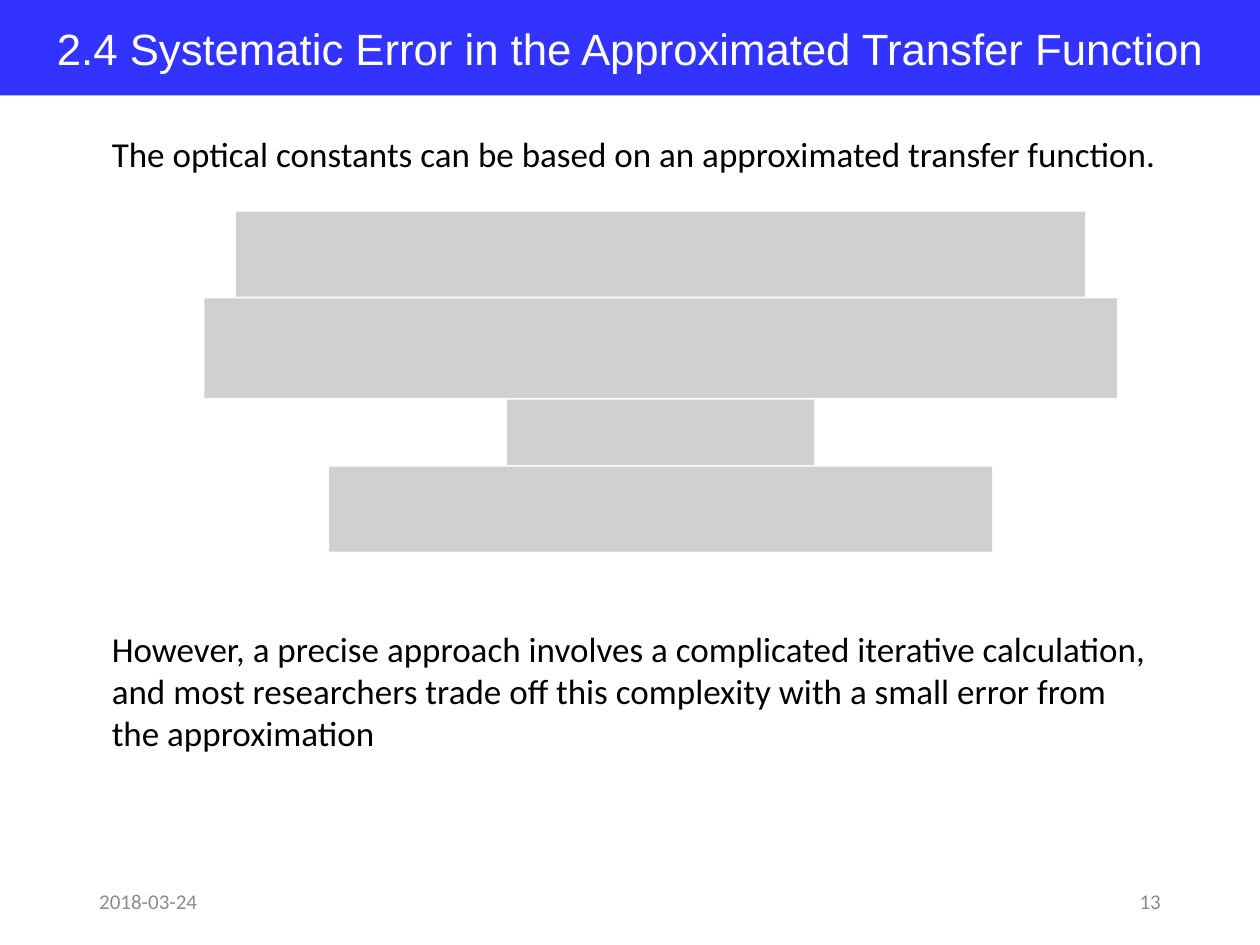
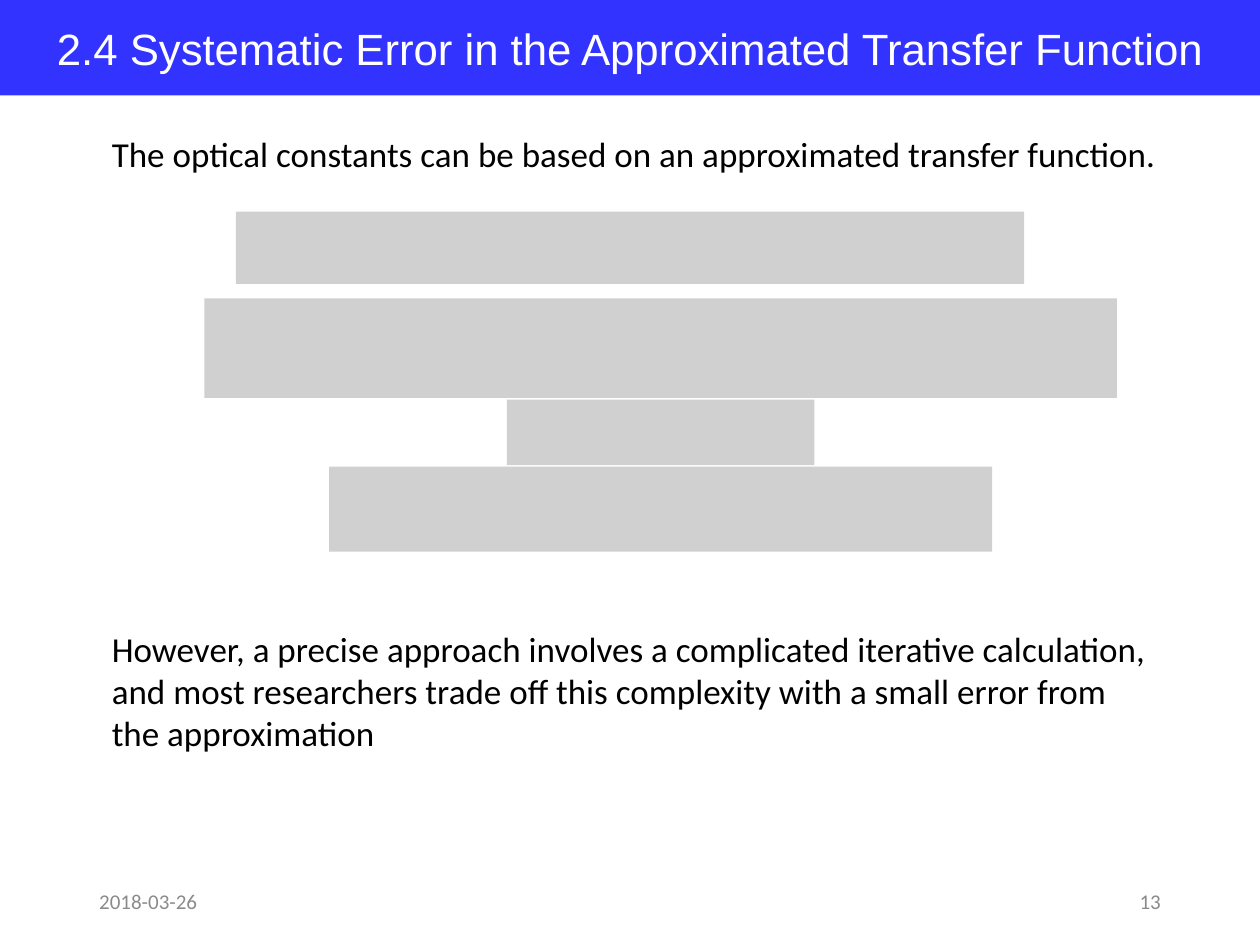
Before and after one commit to jglee96/NBTP_Lab, a slide deck: slide 13 of Terahertz Metrology/Ch4/Terahertz Metrology_Ch4.pptx. Drawn at 1260x945 pixels with LibreOffice and Linux fonts; fonts in the diff are those of the drawing; grey boxes stand for pictures. Boxes give left, top, right and bottom in pixels: in the first picture for what was removed or moved away, otherwise in the second. Text is boxed around its words. In the diff, an @@ line names an element or a change of style, - is before the commit and + after.

```diff
--- a/Terahertz Metrology/Ch4/Terahertz Metrology_Ch4.pptx
+++ b/Terahertz Metrology/Ch4/Terahertz Metrology_Ch4.pptx
@@ picture: place and size @@
-picture at (236, 212, 1085, 297)
+picture at (236, 212, 1024, 284)
@@ text at (99, 895, 197, 909): text changed @@
-2018-03-24
+2018-03-26
```
Also in this commit, not shown: 18 other slides changed, 5 other files.
